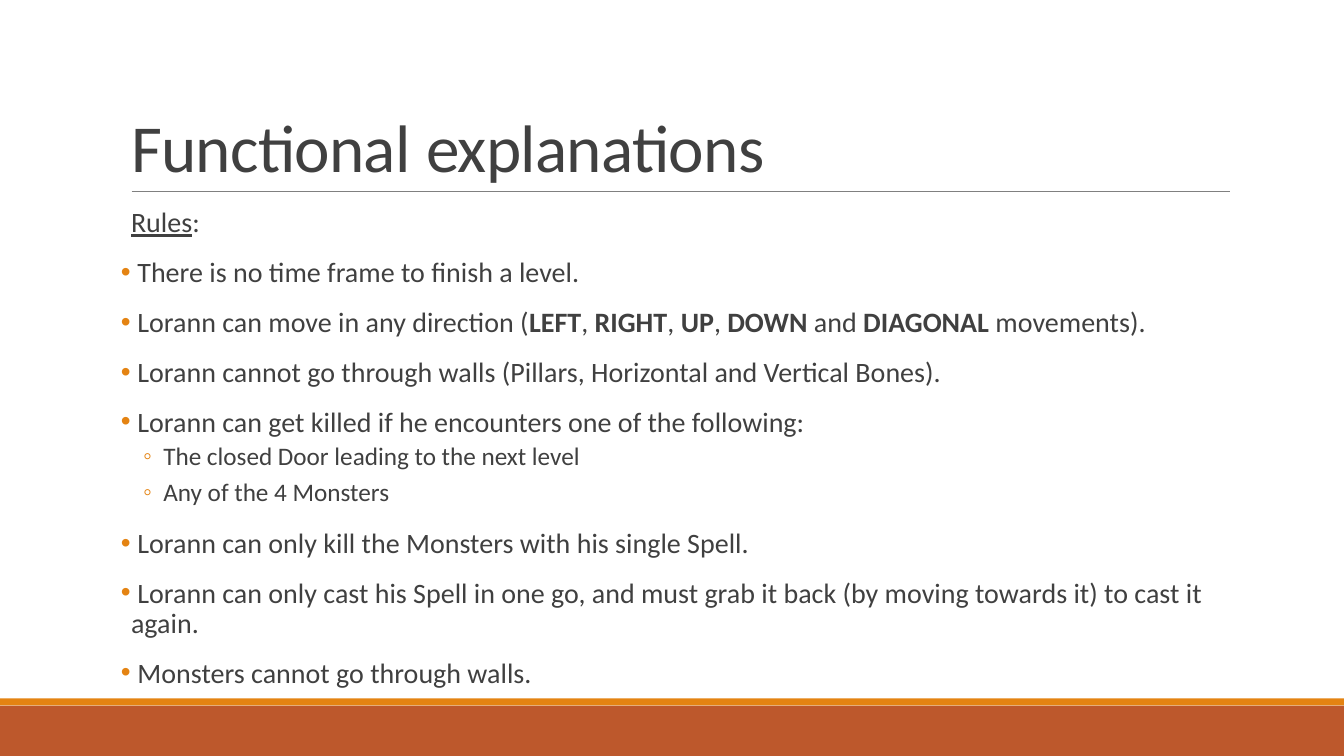
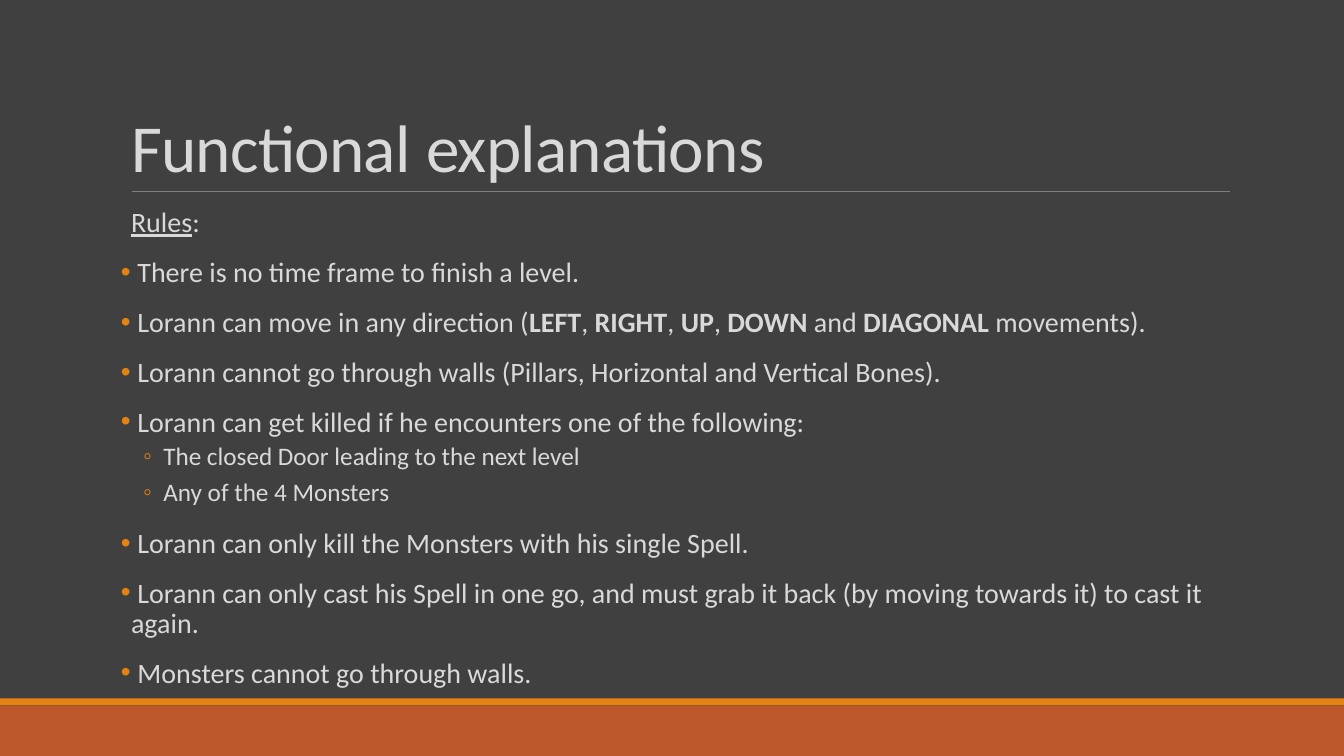
Before and after one commit to Studisys/Lorann-Java-Project----Exia-CESI-A1, a slide deck: slide 11 of Deliverables/Lorann - PowerPoint.pptx. Drawn at 1344x756 pixels with LibreOffice and Linux fonts; fonts in the diff are those of the drawing. Boxes give left, top, right and bottom in pixels: in the first picture for what was removed or moved away, otherwise in the second. Text is boxed around its words. In the diff, an @@ line names an element or a change of style, - is before the commit and + after.

```diff
--- a/Deliverables/Lorann - PowerPoint.pptx
+++ b/Deliverables/Lorann - PowerPoint.pptx
@@ background #FFFFFF to #404040 @@
@@ title "Functional explanations" at [131, 125, 764, 183]: text colour #404040 to #D9D9D9 @@
@@ text "Rules:" at [131, 212, 1202, 688]: text colour #404040 to #D9D9D9 @@
```
Also in this commit, not shown: 13 other slides changed, 7 other files.
